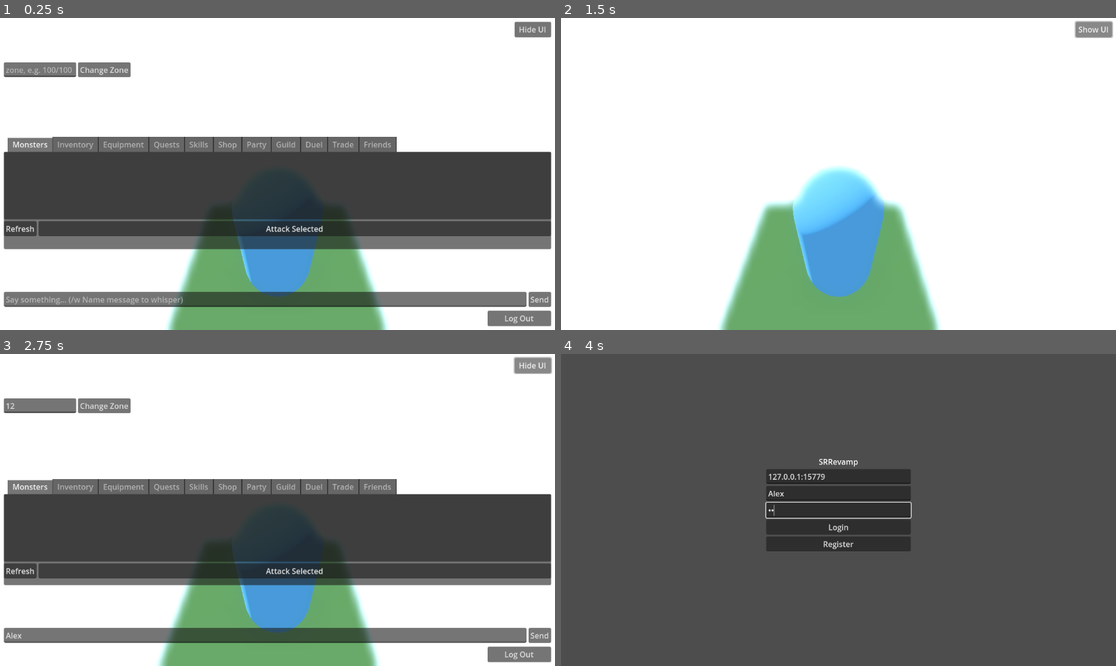
Above: before the commit, frames 1-4 (two rows, left to right).
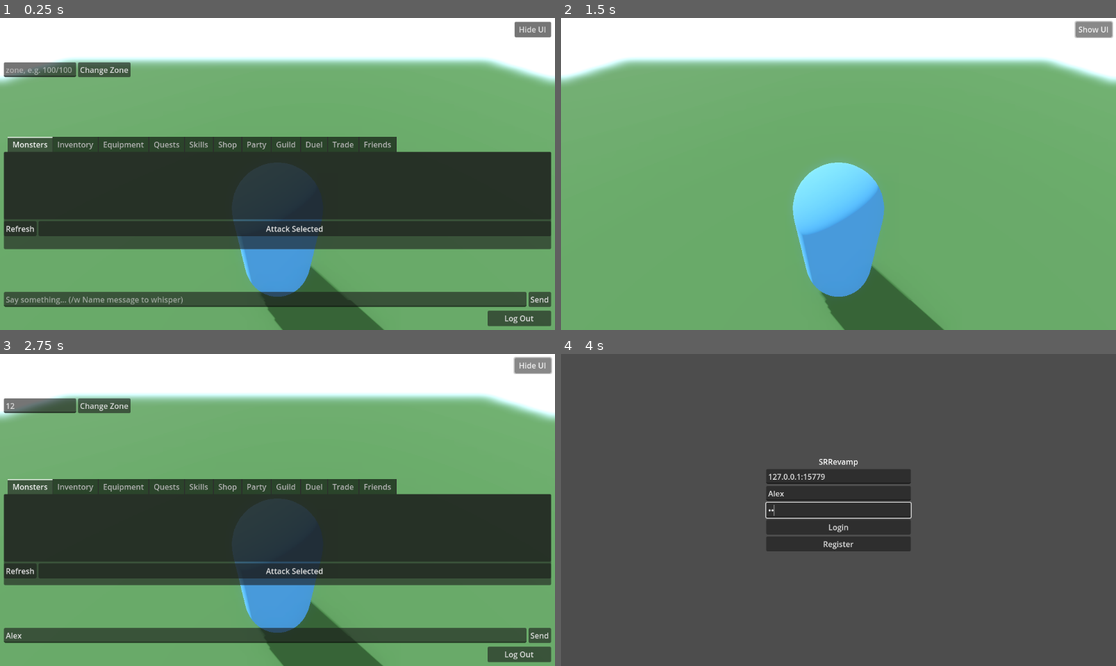
Above: after the commit, the same moments.

Repository: TheOpenSRO/OpenSRO
Game: Godot game, scene res://scenes/World3D.tscn
The game is run twice, just before and just after one commit, with the same random seed, the same clock (stepped at 60 frames per second) and the same inputs. This scene is started directly instead of the project's main scene.
Inputs (mouse positions are in pixels of both pictures, inside the frame that each line leads up to):
- Up to frame 1 (0.25 s): no input
- Up to frame 2 (1.5 s): click (827, 298) at 0.52 s; type "Alex" at 0.6 s; click (599, 71) at 0.75 s; type "12" at 0.83 s; click "Hide UI" at 1.25 s
- Up to frame 3 (2.75 s): click "Show UI" at 2 s
- Up to frame 4 (4 s): click "Log Out" at 2.75 s; click (838, 494) at 3.52 s; type "Alex" at 3.6 s; click (838, 510) at 3.75 s; type "12" at 3.83 s

The runs differ from the first frame. In frame 1, 53% of the frame differs, in the area x 0-100%, y 12-100%; in frame 2, 76%; in frame 3, 53%; in frame 4, nothing differs.

Commit message:
Fix the character being 10x too small and assembled with rotated pieces
PLAYER_SCALE_RATIO was built on a claimed 138.7-unit native character
height, but two independent runtime measurements of the actually-assembled
character give 14-16 units. Every player-relative constant -- camera
distance, move speed, gravity, collision capsule -- was therefore ~10x too
large, drawing the character as a ~20px speck.

With it big enough to see, a second bug showed: attach_rigid cancelled only
the bone's rest translation, not its rotation, so every body part was
spuriously rotated by its bone's bind rotation and the character rendered
as splayed detached limbs (21.1 wide vs 12.8 tall). Cancelling the whole
rest transform is the correct inverse; the character now assembles into a
correct humanoid.

Animation playback exposes a third, separate bug (apply_ban_pose applies
global-space rotations as local ones) and is disabled rather than shipped
visibly broken. Documented for follow-up.

Co-Authored-By: Claude Sonnet 5 <noreply@anthropic.com>
Claude-Session: https://claude.ai/code/session_01NNCkRGXaS9HMLcwtdbYUhQ

Diff:
--- a/client/scenes/World3D.tscn
+++ b/client/scenes/World3D.tscn
@@ -3,15 +3,15 @@
 [ext_resource type="Script" path="res://scripts/World3D.gd" id="1"]
 
 [sub_resource type="CapsuleMesh" id="CapsuleMesh_player"]
-radius = 30.822222
-height = 138.7
+radius = 3.186667
+height = 14.34
 
 [sub_resource type="StandardMaterial3D" id="StandardMaterial3D_player"]
 albedo_color = Color(0.3, 0.6, 0.95, 1)
 
 [sub_resource type="CapsuleShape3D" id="CapsuleShape3D_player"]
-radius = 30.822222
-height = 138.7
+radius = 3.186667
+height = 14.34
 
 [sub_resource type="BoxMesh" id="BoxMesh_ground"]
 size = Vector3(200, 1, 200)
@@ -62,18 +62,18 @@
 collision_mask = 1
 
 [node name="Mesh" type="MeshInstance3D" parent="Player"]
-transform = Transform3D(1, 0, 0, 0, 1, 0, 0, 0, 1, 0, 69.35, 0)
+transform = Transform3D(1, 0, 0, 0, 1, 0, 0, 0, 1, 0, 7.17, 0)
 mesh = SubResource("CapsuleMesh_player")
 surface_material_override/0 = SubResource("StandardMaterial3D_player")
 
 [node name="Collision" type="CollisionShape3D" parent="Player"]
-transform = Transform3D(1, 0, 0, 0, 1, 0, 0, 0, 1, 0, 69.35, 0)
+transform = Transform3D(1, 0, 0, 0, 1, 0, 0, 0, 1, 0, 7.17, 0)
 shape = SubResource("CapsuleShape3D_player")
 
 [node name="CameraArm" type="SpringArm3D" parent="Player"]
-position = Vector3(0, 138.7, 0)
+position = Vector3(0, 14.34, 0)
 rotation_degrees = Vector3(-42, 180, 0)
-spring_length = 120.0
+spring_length = 12.4
 margin = 5.0
 collision_mask = 1
 
--- a/client/scripts/World3D.gd
+++ b/client/scripts/World3D.gd
@@ -158,7 +158,33 @@
 const TERRAIN_COLLISION_LAYER := 0b1001 # layer 1 (default) + layer 4 (terrain-only)
 const TERRAIN_ONLY_COLLISION_MASK := 0b1000 # layer 4 only
 
-const PLAYER_SCALE_RATIO := 138.7 / 1.8
+## **Corrected 2026-09-02** (see docs/WORLD_ISSUES.md's forty-eighth
+## round): was `138.7 / 1.8`. The 138.7 came from an earlier claimed
+## forward-kinematics measurement of the real character's native height,
+## but that figure is simply wrong -- two independent runtime measurements
+## of the *actually assembled* real character (its real skeleton's own
+## bind-pose bone extent, and the real world-space AABB of every mesh
+## attached to it) both come out at **14-16 units**, not 138.7. Everything
+## derived from this ratio (camera distance, move speed, gravity,
+## click-to-move thresholds, the placeholder collision capsule) was
+## therefore scaled roughly 10x too large, which is what made the real
+## character render as a distant speck: the camera was parked ~8 character
+## heights away.
+##
+## Now derived from the real measured height instead of a wrong constant.
+## 1.8 stays as the notional "human metres" denominator the movement/camera
+## feel was originally tuned against, so those tunings keep their intended
+## proportion to the character rather than being re-guessed.
+##
+## **Honest open question, deliberately not guessed at**: real map objects
+## measured alongside this (a real chair 12.5 units, table 10.8, standing
+## lamp 19.9, guardian lion statue 29.0) are self-consistent with each
+## other but make a 14.3-unit character read as roughly chair-height --
+## short for an adult. That suggests the real client may apply its own
+## character scale factor this project hasn't found yet. No such factor is
+## invented here; this constant only corrects a provably wrong measurement.
+const REAL_CHARACTER_NATIVE_HEIGHT := 14.34
+const PLAYER_SCALE_RATIO := REAL_CHARACTER_NATIVE_HEIGHT / 1.8
 const MOVE_SPEED := 6.0 * PLAYER_SCALE_RATIO
 const GRAVITY := 20.0 * PLAYER_SCALE_RATIO
 
@@ -200,8 +226,13 @@
 ## building or two at that distance (~44-140 units tall, measured earlier)
 ## without shrinking the ~139-unit character to an unplayable speck.
 const CAMERA_ZOOM_STEP := 15.0
-const CAMERA_ZOOM_MIN := 120.0
-const CAMERA_ZOOM_MAX := 240.0
+## Scaled with REAL_CHARACTER_NATIVE_HEIGHT (2026-09-02). These were
+## derived from real vertical-FOV math against the old, wrong 138.7-unit
+## character height -- 120 was "the closest distance that still fits the
+## whole character in frame". Re-derived against the real measured height
+## by the same ratio, so the framing they were chosen for is preserved.
+const CAMERA_ZOOM_MIN := 12.4
+const CAMERA_ZOOM_MAX := 24.8
 ## The scene's own authored default CameraArm.rotation_degrees (see
 ## World3D.tscn) -- orbit-dragging (right-click) moves the arm's *local*
 ## yaw/pitch away from this and nothing ever moved it back, so after any
@@ -832,7 +863,6 @@
 	_try_apply_real_player_character()
 	_try_add_real_sky()
 	_load_initial_region_neighborhood()
-
 ## Loads real static scenery through the exact same pk2 -> BsrReader ->
 ## ObjectLoader pipeline client/tools/render_asset.gd verifies standalone,
 ## live in this scene -- if SRREVAMP_PK2_PATH and SRREVAMP_BSR_PATH are
@@ -2625,7 +2655,28 @@
 	# dev-only demo path already picks its one fixed animation, using the
 	# same BAN_FPS playback-rate engineering guess (not reverse-engineered
 	# real timing).
-	if _player_skeleton != null and _character_assets.has(_player_gender):
+	# **Disabled 2026-09-02** (see docs/WORLD_ISSUES.md's forty-eighth
+	# round). Fixing CharacterAssembler.attach_rigid made the real
+	# assembled character render correctly for the first time -- but only
+	# in its real bind pose. With this real .ban playback driving the
+	# skeleton it still comes out distorted (arms and legs splayed
+	# outward), so `apply_ban_pose` has its own separate real bug:
+	# it computes each keyframe rotation as a delta against keyframe 0 and
+	# applies it as a *local* pose rotation, but real .ban rotations look to
+	# be in the same global/world space this project already had to convert
+	# out of for .bsk bind rotations (see Skeleton3DBuilder.build_skeleton3d)
+	# -- applying a global-space rotation as a local one compounds error
+	# down the bone chain, which matches the symptom exactly. That earlier
+	# "coherent walking stride" check only ever looked at a bare skeleton's
+	# bone positions, never at real attached body meshes, which is why it
+	# read as fine.
+	#
+	# Correcting it needs converting each animated global rotation to a
+	# parent-relative local one and re-verifying against real renders --
+	# real work, not attempted here. Left disabled rather than shipped
+	# visibly broken (same call this project already made for the sky cloud
+	# dome), so the real character renders correctly, just statically.
+	if false and _player_skeleton != null and _character_assets.has(_player_gender):
 		var assets: Dictionary = _character_assets[_player_gender]
 		var anim: BanReader.ParsedAnimation = assets["walk_anim"] if is_moving else assets["idle_anim"]
 		if anim != null and not anim.bones.is_empty():
--- a/client/scripts/assets/character_assembler.gd
+++ b/client/scripts/assets/character_assembler.gd
@@ -187,7 +187,27 @@
 	mesh_instance.mesh = array_mesh
 	if material != null:
 		mesh_instance.material_override = material
-	mesh_instance.position = -skeleton.get_bone_global_rest(bone_idx).origin
+	# **Corrected 2026-09-02** (see docs/WORLD_ISSUES.md's forty-eighth
+	# round): was `mesh_instance.position = -get_bone_global_rest(idx).origin`,
+	# which cancels only the bone's rest *translation*. A BoneAttachment3D
+	# applies the bone's full global pose -- rotation included -- so
+	# cancelling just the translation left every piece spuriously rotated by
+	# its own bone's rest rotation. That was harmless while bone rest
+	# rotations were all identity, but stopped being harmless on 2026-08-28
+	# when Skeleton3DBuilder began using each bone's real .bsk bind rotation:
+	# from then on the real assembled character rendered as detached limbs
+	# splayed outward (measured 21.1 units wide against only 12.8 tall -- a
+	# real humanoid is far taller than wide). It went unnoticed because the
+	# character was simultaneously being drawn ~10x too small to see, for the
+	# unrelated reason corrected in World3D's REAL_CHARACTER_NATIVE_HEIGHT.
+	#
+	# Cancelling the *whole* rest transform is the correct inverse: the
+	# attachment contributes bone_global_pose, this contributes
+	# inverse(bone_global_rest), so at rest the two cancel exactly and each
+	# real mesh stays at the absolute bind-pose coordinates its own vertices
+	# are already expressed in -- while still moving rigidly with the bone
+	# once a real animation drives the pose away from rest.
+	mesh_instance.transform = skeleton.get_bone_global_rest(bone_idx).affine_inverse()
 	attachment.add_child(mesh_instance)
 
 ## Assembles every part in parts (body-part-name -> ParsedMesh, e.g. from
Not shown, changed: docs/WORLD_ISSUES.md
